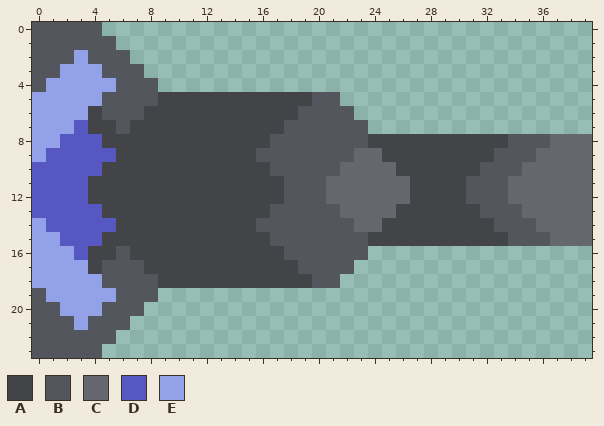
Pixel-art sprite: sprites/units/visitor-divisions/specialist/seeker-leg.png. The picture above is the old version.
The file is 40x24 pixels.
Palette (. is transparent): A #424447  B #53565c  C #64676e  D #5757c2  E #92a1e8
Pixels before, first column x 0:
 0 BBBBB...................................
 1 BBBBBB..................................
 2 BBBEBBB.................................
 3 BBEEEBBB................................
 4 BEEEEEBBB...............................
 5 EEEEEBBBBAAAAAAAAAAABB..................
 6 EEEEABBBAAAAAAAAAAABBBB.................
 7 EEEDAABAAAAAAAAAAABBBBBB................
 8 EEDDDAAAAAAAAAAAABBBBBBBAAAAAAAAAABBBCCC
 9 EDDDDDAAAAAAAAAABBBBBBBCCAAAAAAAABBBCCCC
10 DDDDDAAAAAAAAAAAABBBBBCCCCAAAAAABBBCCCCC
11 DDDDAAAAAAAAAAAAAABBBCCCCCCAAAABBBCCCCCC
12 DDDDAAAAAAAAAAAAAABBBCCCCCCAAAABBBCCCCCC
13 DDDDDAAAAAAAAAAAABBBBBCCCCAAAAAABBBCCCCC
14 EDDDDDAAAAAAAAAABBBBBBBCCAAAAAAAABBBCCCC
15 EEDDDAAAAAAAAAAAABBBBBBBAAAAAAAAAABBBCCC
16 EEEDAABAAAAAAAAAAABBBBBB................
17 EEEEABBBAAAAAAAAAAABBBB.................
18 EEEEEBBBBAAAAAAAAAAABB..................
19 BEEEEEBBB...............................
20 BBEEEBBB................................
21 BBBEBBB.................................
22 BBBBBB..................................
23 BBBBB...................................
After:
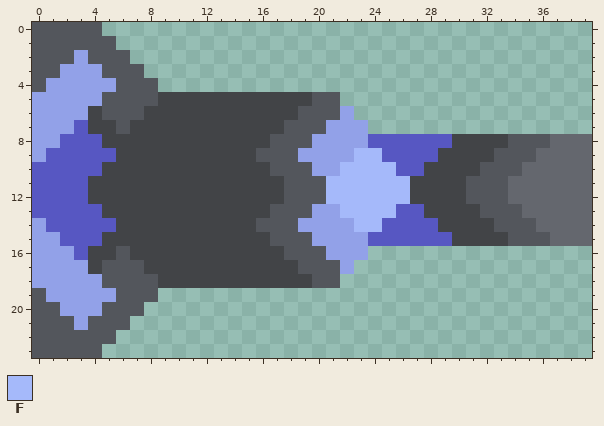
Colours new in this view: F #a5b9fa
The exact change:
Colour A gives way to colour D in row 8 at x 24 to 29; in row 9 at x 25 to 28; in row 10 at x 26 to 27; in row 13 at x 26 to 27; in row 14 at x 25 to 28; in row 15 at x 24 to 29.
Colour B gives way to colour E in row 6 at x 22; in row 7 at x 21 to 23; in row 8 at x 20 to 23; in row 9 at x 19 to 22; in row 10 at x 20 to 21; in row 13 at x 20 to 21.
Colour B gives way to colour E in row 14 at x 19 to 22; in row 15 at x 20 to 23; in row 16 at x 21 to 23; in row 17 at x 22.
Colour C gives way to colour F in row 9 at x 23 to 24; in row 10 at x 22 to 25; in rows 11 to 12 at x 21 to 26; in row 13 at x 22 to 25; in row 14 at x 23 to 24.
Boxes around the changes in both pictures, in picture pixels (x1, y1, x2, y2):
changed: (298, 106, 452, 274)
